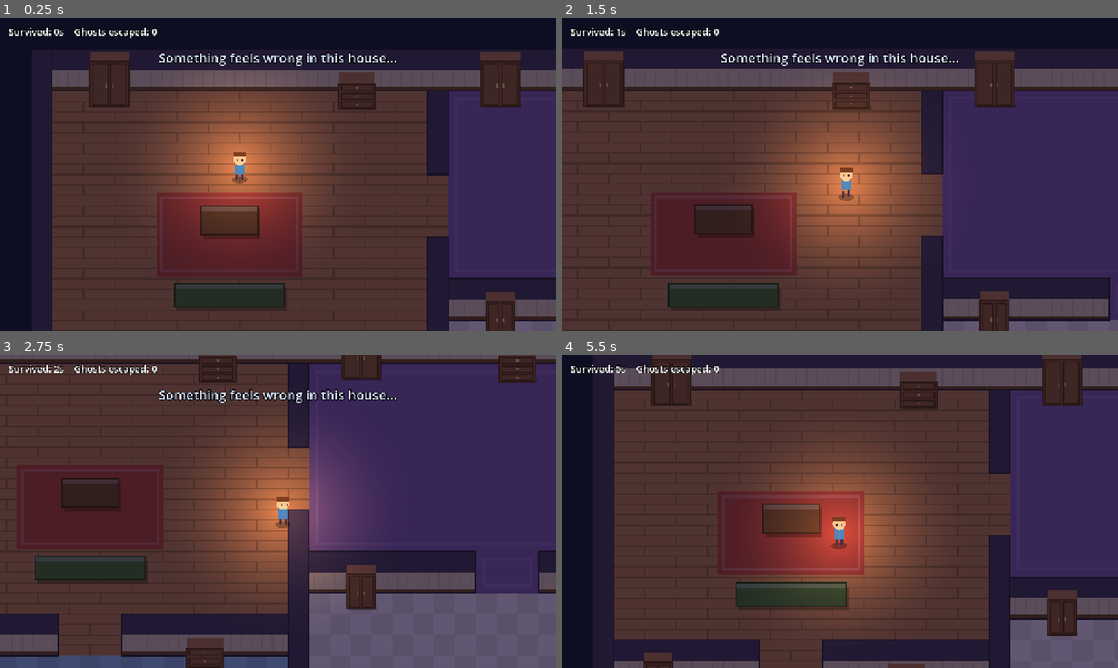
Above: before the commit, frames 1-4 (two rows, left to right).
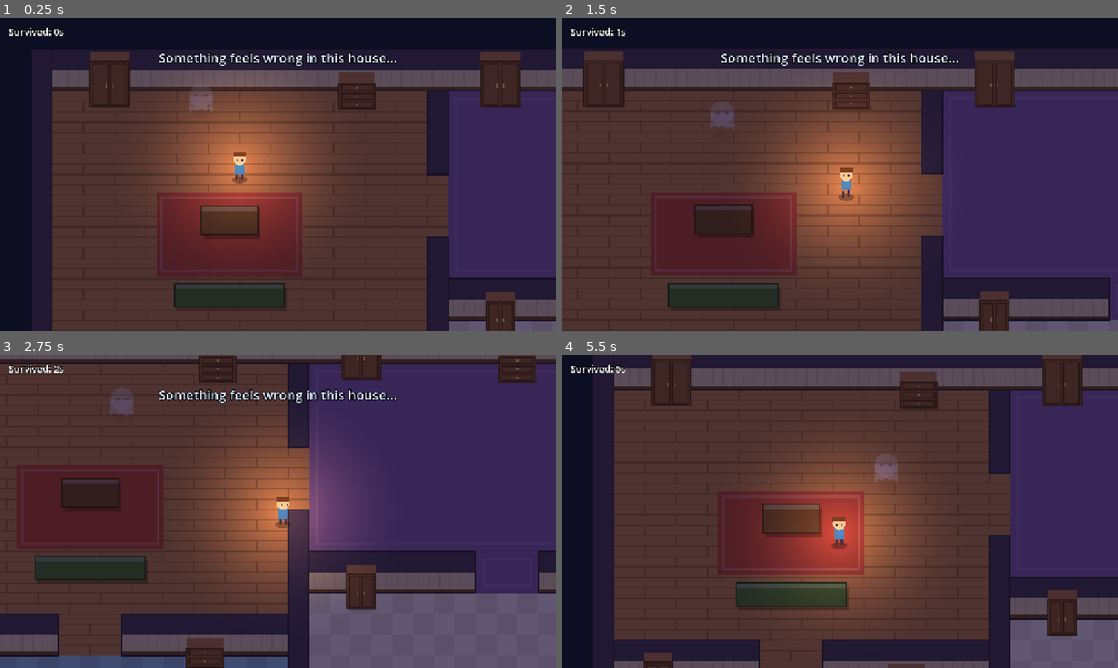
Above: after the commit, the same moments.

Repository: CaraHamilton/ghosthunt
Game: Godot game, scene res://scenes/main.tscn
The game is run twice, just before and just after one commit, with the same random seed, the same clock (stepped at 60 frames per second) and the same inputs.
Inputs:
- Up to frame 1 (0.25 s): no input
- Up to frame 2 (1.5 s): hold D (move_right) 0.53-1.28 s; hold Shift (run) 0.53-1.28 s; hold S (move_down) from 1.28 s (still down); tap E (interact) at 1.35 s
- Up to frame 3 (2.75 s): tap Shift (run) at 1.55 s; release S (move_down) at 2.03 s; hold D (move_right) from 2.03 s (still down); hold Shift (run) from 2.03 s (still down)
- Up to frame 4 (5.5 s): release D (move_right) at 2.78 s; release Shift (run) at 2.78 s; hold W (move_up) 2.78-3.53 s; tap Shift (run) at 2.85, 3.8, 4.35 s; hold E (interact) 3.53-4.28 s; hold A (move_left) 3.53-5.03 s; tap R (restart) at 4.15 s; hold S (move_down) from 5.03 s (still down); hold Shift (run) from 5.03 s (still down)

The runs differ from the first frame. In frame 1, 0.5% of the frame differs, in the area x 13-39%, y 2-31%; in frame 2, 0.5%; in frame 3, 0.6%, in the area x 13-29%, y 2-20%; in frame 4, 0.6%.

Commit message:
updates ghost functionality to persist and have favotie room

Diff:
--- a/scenes/main.tscn
+++ b/scenes/main.tscn
@@ -1,60 +1,58 @@
-[gd_scene format=3]
+[gd_scene format=3 uid="uid://hioc6pafgknv"]
 
-[ext_resource type="Script" path="res://scripts/game.gd" id="1_game"]
-[ext_resource type="Script" path="res://scripts/house.gd" id="2_house"]
+[ext_resource type="Script" uid="uid://dnuvgiw3bs5b4" path="res://scripts/game.gd" id="1_game"]
+[ext_resource type="Script" uid="uid://dbpc2lxmhuu66" path="res://scripts/house.gd" id="2_house"]
 [ext_resource type="PackedScene" path="res://scenes/player.tscn" id="3_player"]
 [ext_resource type="PackedScene" path="res://scenes/hiding_spot.tscn" id="4_spot"]
 
-[node name="Main" type="Node2D"]
+[node name="Main" type="Node2D" unique_id=18073823]
 script = ExtResource("1_game")
+debug_show_ghost = true
 
-[node name="House" type="Node2D" parent="."]
+[node name="House" type="Node2D" parent="." unique_id=1919625698]
 script = ExtResource("2_house")
 
-[node name="World" type="Node2D" parent="."]
+[node name="World" type="Node2D" parent="." unique_id=649530017]
 y_sort_enabled = true
 
-[node name="Player" parent="World" instance=ExtResource("3_player")]
+[node name="Player" parent="World" unique_id=1055623004 instance=ExtResource("3_player")]
 position = Vector2(160, 100)
 
-[node name="LivingRoomCloset" parent="World" instance=ExtResource("4_spot")]
+[node name="LivingRoomCloset" parent="World" unique_id=164778767 instance=ExtResource("4_spot")]
 position = Vector2(60, 44)
 kind = 1
 
-[node name="LivingRoomDresser" parent="World" instance=ExtResource("4_spot")]
+[node name="LivingRoomDresser" parent="World" unique_id=1203796325 instance=ExtResource("4_spot")]
 position = Vector2(250, 46)
 
-[node name="BedroomCloset" parent="World" instance=ExtResource("4_spot")]
+[node name="BedroomCloset" parent="World" unique_id=596638275 instance=ExtResource("4_spot")]
 position = Vector2(360, 44)
 kind = 1
 
-[node name="BedroomDresser" parent="World" instance=ExtResource("4_spot")]
+[node name="BedroomDresser" parent="World" unique_id=1271491126 instance=ExtResource("4_spot")]
 position = Vector2(480, 46)
 
-[node name="KitchenCupboard" parent="World" instance=ExtResource("4_spot")]
+[node name="KitchenCupboard" parent="World" unique_id=462704971 instance=ExtResource("4_spot")]
 position = Vector2(360, 220)
 kind = 2
 
-[node name="KitchenPantry" parent="World" instance=ExtResource("4_spot")]
+[node name="KitchenPantry" parent="World" unique_id=688638933 instance=ExtResource("4_spot")]
 position = Vector2(590, 220)
 kind = 1
 
-[node name="BathroomCupboard" parent="World" instance=ExtResource("4_spot")]
+[node name="BathroomCupboard" parent="World" unique_id=726334449 instance=ExtResource("4_spot")]
 position = Vector2(50, 268)
 kind = 2
 
-[node name="BathroomDresser" parent="World" instance=ExtResource("4_spot")]
+[node name="BathroomDresser" parent="World" unique_id=1935995160 instance=ExtResource("4_spot")]
 position = Vector2(240, 270)
 
-[node name="Darkness" type="CanvasModulate" parent="."]
+[node name="Darkness" type="CanvasModulate" parent="." unique_id=388993979]
 color = Color(0.45, 0.42, 0.62, 1)
 
-[node name="SpawnTimer" type="Timer" parent="."]
-one_shot = true
+[node name="HUD" type="CanvasLayer" parent="." unique_id=1354132517]
 
-[node name="HUD" type="CanvasLayer" parent="."]
-
-[node name="HideOverlay" type="ColorRect" parent="HUD"]
+[node name="HideOverlay" type="ColorRect" parent="HUD" unique_id=1183964133]
 anchors_preset = 15
 anchor_right = 1.0
 anchor_bottom = 1.0
@@ -63,8 +61,8 @@
 mouse_filter = 2
 color = Color(0, 0, 0, 0.55)
 
-[node name="HideLabel" type="Label" parent="HUD/HideOverlay"]
-anchors_preset = 7
+[node name="HideLabel" type="Label" parent="HUD/HideOverlay" unique_id=703988289]
+layout_mode = 0
 anchor_left = 0.5
 anchor_top = 1.0
 anchor_right = 0.5
@@ -79,7 +77,7 @@
 text = "Hiding... hold your breath.  [E] to come out"
 horizontal_alignment = 1
 
-[node name="TimeLabel" type="Label" parent="HUD"]
+[node name="TimeLabel" type="Label" parent="HUD" unique_id=283126945]
 offset_left = 20.0
 offset_top = 16.0
 offset_right = 600.0
@@ -89,7 +87,7 @@
 theme_override_font_sizes/font_size = 22
 text = "Survived: 0s"
 
-[node name="MessageLabel" type="Label" parent="HUD"]
+[node name="MessageLabel" type="Label" parent="HUD" unique_id=1030001140]
 anchors_preset = 5
 anchor_left = 0.5
 anchor_right = 0.5
@@ -104,7 +102,7 @@
 theme_override_font_sizes/font_size = 30
 horizontal_alignment = 1
 
-[node name="GameOver" type="Control" parent="HUD"]
+[node name="GameOver" type="Control" parent="HUD" unique_id=1744127591]
 layout_mode = 3
 anchors_preset = 15
 anchor_right = 1.0
@@ -112,7 +110,7 @@
 grow_horizontal = 2
 grow_vertical = 2
 
-[node name="Background" type="ColorRect" parent="HUD/GameOver"]
+[node name="Background" type="ColorRect" parent="HUD/GameOver" unique_id=1399198478]
 layout_mode = 1
 anchors_preset = 15
 anchor_right = 1.0
@@ -121,7 +119,7 @@
 grow_vertical = 2
 color = Color(0.05, 0.02, 0.08, 0.8)
 
-[node name="Box" type="VBoxContainer" parent="HUD/GameOver"]
+[node name="Box" type="VBoxContainer" parent="HUD/GameOver" unique_id=2005635414]
 layout_mode = 1
 anchors_preset = 8
 anchor_left = 0.5
@@ -136,19 +134,19 @@
 grow_vertical = 2
 theme_override_constants/separation = 16
 
-[node name="Title" type="Label" parent="HUD/GameOver/Box"]
+[node name="Title" type="Label" parent="HUD/GameOver/Box" unique_id=2009682650]
 layout_mode = 2
 theme_override_colors/font_color = Color(0.9, 0.3, 0.35, 1)
 theme_override_font_sizes/font_size = 56
 text = "THE GHOST GOT YOU"
 horizontal_alignment = 1
 
-[node name="Stats" type="Label" parent="HUD/GameOver/Box"]
+[node name="Stats" type="Label" parent="HUD/GameOver/Box" unique_id=849807148]
 layout_mode = 2
 theme_override_font_sizes/font_size = 24
 horizontal_alignment = 1
 
-[node name="Hint" type="Label" parent="HUD/GameOver/Box"]
+[node name="Hint" type="Label" parent="HUD/GameOver/Box" unique_id=129456752]
 layout_mode = 2
 theme_override_colors/font_color = Color(0.7, 0.7, 0.8, 1)
 theme_override_font_sizes/font_size = 20
--- a/scripts/game.gd
+++ b/scripts/game.gd
@@ -1,23 +1,19 @@
 extends Node2D
-## Main game loop: spawns ghosts at random intervals, tracks survival time and
-## handles game over / restart.
+## Main game loop: places the house's ghost, reacts to its hunts, tracks
+## survival time and handles game over / restart.
 
 const GhostScene := preload("res://scenes/ghost.tscn")
 
-@export var min_spawn_delay := 6.0
-@export var max_spawn_delay := 14.0
-## Seconds between the "chill" warning and the ghost appearing.
-@export var warning_time := 1.5
-## Ghosts spawn on screen, but try not to appear closer than this.
-@export var min_spawn_distance := 90.0
 @export var base_ghost_speed := 60.0
-@export var ghost_speed_per_wave := 4.0
+## Each hunt the ghost gets a little faster.
+@export var ghost_speed_per_hunt := 4.0
+## Debug: draw the ghost faintly while it's invisible.
+@export var debug_show_ghost := false
 
 @onready var house: House = $House
 @onready var world: Node2D = $World
 @onready var player: Player = $World/Player
 @onready var darkness: CanvasModulate = $Darkness
-@onready var spawn_timer: Timer = $SpawnTimer
 @onready var time_label: Label = $HUD/TimeLabel
 @onready var message_label: Label = $HUD/MessageLabel
 @onready var hide_overlay: ColorRect = $HUD/HideOverlay
@@ -25,12 +21,12 @@
 @onready var game_over_stats: Label = $HUD/GameOver/Box/Stats
 
 var survived_time := 0.0
-var ghosts_escaped := 0
-var wave := 0
+var hunts := 0
 var is_game_over := false
-var _ghost: Ghost = null
-## The type of ghost haunting the house this game. Every appearance is the
-## same ghost, so the player can learn its type by watching how it behaves.
+## The ghost haunting the house. It exists for the whole game.
+var ghost: Ghost
+## The type of ghost haunting the house this game. The player's goal is to
+## work this out from how the ghost behaves.
 var ghost_type: GhostBehavior.Type
 var _base_darkness: Color
 
@@ -38,20 +34,16 @@
 func _ready() -> void:
 	randomize()
 	_base_darkness = darkness.color
-	ghost_type = GhostBehavior.random_type()
-	if OS.is_debug_build():
-		print("[debug] This house is haunted by a %s" % GhostBehavior.type_name(ghost_type))
 	player.global_position = house.PLAYER_START
 	var furniture: Array[Rect2] = []
 	for spot in get_tree().get_nodes_in_group("hiding_spots"):
 		furniture.append(spot.get_footprint())
 	house.build_navigation(furniture)
 	player.hidden_changed.connect(_on_player_hidden_changed)
-	spawn_timer.timeout.connect(_on_spawn_timer_timeout)
 	game_over_panel.visible = false
 	hide_overlay.visible = false
+	_spawn_ghost()
 	_show_message("Something feels wrong in this house...", 3.0)
-	_schedule_next_ghost()
 
 
 func _process(delta: float) -> void:
@@ -60,100 +52,51 @@
 			get_tree().reload_current_scene()
 		return
 	survived_time += delta
-	time_label.text = "Survived: %ds    Ghosts escaped: %d" % [int(survived_time), ghosts_escaped]
+	time_label.text = "Survived: %ds" % int(survived_time)
 
 
-func _schedule_next_ghost() -> void:
-	# Ghosts come a little sooner as the night goes on.
-	var squeeze := minf(wave * 0.5, 4.0)
-	spawn_timer.start(randf_range(min_spawn_delay - squeeze * 0.5, max_spawn_delay - squeeze))
+## Places the ghost somewhere in its favourite room at the start of the game.
+func _spawn_ghost() -> void:
+	ghost_type = GhostBehavior.random_type()
+	ghost = GhostScene.instantiate() as Ghost
+	ghost.player = player
+	ghost.house = house
+	ghost.set_type(ghost_type)
+	ghost.favorite_room = House.ROOMS.keys().pick_random()
+	ghost.chase_speed = base_ghost_speed
+	ghost.debug_reveal = debug_show_ghost
+	# Don't start the ghost right on top of the player.
+	var start := house.random_point_in_room(ghost.favorite_room)
+	for i in 20:
+		if start.distance_to(player.global_position) > 48.0:
+			break
+		start = house.random_point_in_room(ghost.favorite_room)
+	ghost.global_position = start
+	ghost.hunt_started.connect(_on_ghost_hunt_started)
+	ghost.hunt_ended.connect(_on_ghost_hunt_ended)
+	ghost.caught_player.connect(_on_ghost_caught_player)
+	world.add_child(ghost)
+	if OS.is_debug_build():
+		print("[debug] This house is haunted by a %s whose favourite room is the %s" % [
+			GhostBehavior.type_name(ghost_type), ghost.favorite_room.to_lower()])
 
 
-func _on_spawn_timer_timeout() -> void:
-	if is_game_over or _ghost != null:
-		return
-	_show_message("You feel a chill...", warning_time + 0.5)
+func _on_ghost_hunt_started() -> void:
+	hunts += 1
+	ghost.chase_speed = minf(base_ghost_speed + ghost_speed_per_hunt * (hunts - 1), player.run_speed - 8.0)
 	_flicker_lights()
-	await get_tree().create_timer(warning_time).timeout
-	if not is_game_over:
-		_spawn_ghost()
 
 
-func _spawn_ghost() -> void:
-	wave += 1
-	_ghost = GhostScene.instantiate() as Ghost
-	_ghost.player = player
-	_ghost.house = house
-	_ghost.set_type(ghost_type)
-	_ghost.chase_speed = minf(base_ghost_speed + ghost_speed_per_wave * (wave - 1), player.run_speed - 8.0)
-	_ghost.global_position = _pick_spawn_point()
-	_ghost.caught_player.connect(_on_ghost_caught_player)
-	_ghost.vanished.connect(_on_ghost_vanished)
-	world.add_child(_ghost)
-
-
-## Picks a spawn point that is on screen, in the player's line of sight and
-## reachable on foot - preferring points at least `min_spawn_distance` away.
-func _pick_spawn_point() -> Vector2:
-	var camera := player.get_node("Camera2D") as Camera2D
-	var half := get_viewport_rect().size / camera.zoom / 2.0
-	var view := Rect2(camera.get_screen_center_position() - half, half * 2.0).grow(-16.0)
-	var target := player.global_position
-
-	var far_enough: Array[Vector2] = []
-	var closest_fallback := Vector2.INF
-	var fallback_dist := -1.0
-	for i in 120:
-		var p := Vector2(randf_range(view.position.x, view.end.x), randf_range(view.position.y, view.end.y))
-		if not _is_valid_spawn(p, target):
-			continue
-		var d := p.distance_to(target)
-		if d >= min_spawn_distance:
-			far_enough.append(p)
-		elif d > fallback_dist:
-			fallback_dist = d
-			closest_fallback = p
-	if not far_enough.is_empty():
-		return far_enough.pick_random()
-	if fallback_dist >= 0.0:
-		return closest_fallback
-	# Nowhere visible (very unlikely) - spawn anywhere reachable in the house.
-	for i in 200:
-		var p := Vector2(randf_range(0, House.SIZE.x), randf_range(0, House.SIZE.y))
-		if house.is_walkable(p) and _is_reachable(p, target):
-			return p
-	return target + Vector2(0, min_spawn_distance)
-
-
-func _is_valid_spawn(point: Vector2, target: Vector2) -> bool:
-	return house.is_walkable(point) and _has_line_of_sight(point, target) and _is_reachable(point, target)
-
-
-func _has_line_of_sight(from: Vector2, to: Vector2) -> bool:
-	var query := PhysicsRayQueryParameters2D.create(from, to, 1)  # world layer only
-	return get_world_2d().direct_space_state.intersect_ray(query).is_empty()
-
-
-func _is_reachable(from: Vector2, to: Vector2) -> bool:
-	var path := house.get_nav_path(from, to)
-	return path.size() > 0 and path[path.size() - 1].distance_to(to) < 16.0
-
-
-func _on_ghost_vanished() -> void:
-	_ghost = null
-	ghosts_escaped += 1
+func _on_ghost_hunt_ended() -> void:
 	_show_message("It's gone... for now.", 2.0)
-	_schedule_next_ghost()
 
 
 func _on_ghost_caught_player() -> void:
 	is_game_over = true
-	spawn_timer.stop()
 	player.die()
 	hide_overlay.visible = false
 	message_label.visible = false
-	game_over_stats.text = "You survived %d seconds and escaped %d ghost%s." % [
-		int(survived_time), ghosts_escaped, "" if ghosts_escaped == 1 else "s"]
+	game_over_stats.text = "You survived %d seconds." % int(survived_time)
 	game_over_panel.visible = true
 
 
--- a/scripts/ghost.gd
+++ b/scripts/ghost.gd
@@ -1,34 +1,88 @@
 class_name Ghost
 extends CharacterBody2D
-## A ghost that fades in, hunts the player through the house (pathfinding
-## around walls and furniture), and gives up and fades away if the player hides.
-## The node's origin is the floor point under the ghost.
+## The ghost haunting the house. It is always somewhere in the house, but
+## usually invisible: it drifts around the house, keeps coming back to its
+## favourite room, and every so often decides to hunt. The ghost always knows
+## where the player is, so a hunt can start from anywhere in the house.
 ##
-## What *kind* of ghost it is (Demon, Banshee, Poltergeist) lives in
-## `behavior` - see scripts/ghost_types/. Every ghost looks the same, so the
-## player has to work out the type from how it behaves.
-
+## The player can always walk straight through the ghost, so they never feel
+## it while it is invisible. It only collides with walls and furniture. During
+## a hunt, touching the player means game over.
+##
+## The node's origin is the floor point under the ghost. What *kind* of ghost
+## it is (Demon, Banshee, Poltergeist) lives in `behavior` - see
+## scripts/ghost_types/. Every ghost looks the same, so the player has to work
+## out the type from how it behaves.
+
+signal hunt_started
+signal hunt_ended
 signal caught_player
-signal vanished
-
-enum State { APPEARING, CHASING, SEARCHING, VANISHING }
-
+
+enum State {
+	IDLE,          ## invisible, wandering (mostly around its favourite room)
+	APPEARING,     ## hunt just started: fading in (harmless)
+	CHASING,       ## visible, chasing the player
+	SEARCHING,     ## player hid - prowling around before giving up
+	VANISHING,     ## fading out at the end of a hunt
+	RETURNING,     ## invisible, heading back to its favourite room
+}
+
+const HUNT_STATES := [State.APPEARING, State.CHASING, State.SEARCHING, State.VANISHING]
+const WORLD_LAYER := 1
+const VISIBLE_ALPHA := 0.85
+
+@export_group("Hunting")
 @export var chase_speed := 62.0
+## Chance (0-1) of starting a hunt each `hunt_check_interval` once the ghost
+## is off cooldown (and the player isn't hiding or too close).
+@export var hunt_chance := 0.15
+@export var hunt_check_interval := 1.0
+@export var min_hunt_cooldown := 6.0
+@export var max_hunt_cooldown := 14.0
+## The ghost won't start a hunt on its own if the player is closer than this.
+@export var min_hunt_distance := 64.0
+@export var appear_time := 1.0
+@export var search_time := 3.0
 @export var search_speed_factor := 0.4
-@export var appear_time := 1.2
-@export var search_time := 3.0
 @export var catch_radius := 10.0
-## How often (seconds) the ghost recalculates its path to the player.
+
+@export_group("Wandering")
+@export var wander_speed := 22.0
+## While in its favourite room: chance (0-1) that the next wander trip goes
+## out to another room.
+@export var roam_chance := 0.3
+## While outside its favourite room: chance (0-1) that the next wander trip
+## heads back home (otherwise it keeps exploring other rooms).
+@export var return_home_chance := 0.6
+@export var min_wander_pause := 1.0
+@export var max_wander_pause := 3.5
+
+@export_group("Debug")
+## Draw the ghost faintly even while it's invisible.
+@export var debug_reveal := false
+
+@export_group("")
+## How often (seconds) the ghost recalculates its path to a moving target.
 @export var repath_interval := 0.25
 
 var player: Player
 var house: House
 var type: GhostBehavior.Type
 var behavior: GhostBehavior
-var state := State.APPEARING
+var favorite_room := ""
+var state := State.IDLE
+## True while the player can see the ghost (hunts now, other ghost events later).
+var is_manifested := false
+var is_hunting: bool:
+	get:
+		return state in HUNT_STATES
 
 var _state_time := 0.0
-var _wander_target := Vector2.ZERO
+var _hunt_cooldown := 0.0
+var _hunt_check_timer := 0.0
+var _wander_target := Vector2.INF
+var _wander_pause := 0.0
+var _stuck_time := 0.0
 var _path := PackedVector2Array()
 var _path_target := Vector2.INF
 var _repath_timer := 0.0
@@ -43,10 +97,13 @@
 
 
 func _ready() -> void:
+	z_index = 10  # always float above furniture
 	modulate.a = 0.0
-	z_index = 10  # always float above furniture
 	if behavior == null:
 		set_type(GhostBehavior.random_type())
+	if favorite_room == "":
+		favorite_room = House.ROOMS.keys().pick_random()
+	_start_hunt_cooldown()
 	behavior.on_spawned()
 
 
@@ -56,8 +113,11 @@
 	behavior.process(delta)
 
 	match state:
+		State.IDLE:
+			_wander(delta)
+			_try_start_hunt(delta)
+
 		State.APPEARING:
-			modulate.a = clampf(_state_time / appear_time, 0.0, 1.0) * 0.85
 			if _state_time >= appear_time:
 				set_state(State.CHASING)
 
@@ -84,14 +144,26 @@
 				# Player came out too early - the hunt is back on!
 				set_state(State.CHASING)
 			elif _state_time >= give_up_time:
+				is_manifested = false
 				set_state(State.VANISHING)
 
 		State.VANISHING:
-			modulate.a = maxf(0.0, 0.85 - _state_time)
-			if modulate.a <= 0.0:
-				vanished.emit()
-				queue_free()
-
+			if modulate.a <= _hidden_alpha():
+				_start_hunt_cooldown()
+				_wander_target = house.random_point_in_room(favorite_room)
+				set_state(State.RETURNING)
+				hunt_ended.emit()
+
+		State.RETURNING:
+			_follow_path_to(_wander_target, wander_speed * 1.5, delta, false)
+			if global_position.distance_to(_wander_target) < 4.0:
+				_wander_target = Vector2.INF
+				_wander_pause = randf_range(min_wander_pause, max_wander_pause)
+				set_state(State.IDLE)
+			else:
+				_try_start_hunt(delta)
+
+	_update_fade(delta)
 	queue_redraw()
 
 
@@ -103,6 +175,83 @@
 	_path_target = Vector2.INF
 	if old_state != new_state:
 		behavior.on_state_changed(old_state, new_state)
+
+
+## Starts a hunt right away (ignores cooldown, distance and line of sight).
+func start_hunt() -> void:
+	if is_hunting:
+		return
+	is_manifested = true
+	set_state(State.APPEARING)
+	hunt_started.emit()
+
+
+## True if nothing solid is between the ghost and a non-hidden player.
+func can_see_player() -> bool:
+	if player.is_hidden:
+		return false
+	var query := PhysicsRayQueryParameters2D.create(global_position, player.global_position, WORLD_LAYER)
+	return get_world_2d().direct_space_state.intersect_ray(query).is_empty()
+
+
+func _try_start_hunt(delta: float) -> void:
+	_hunt_cooldown -= delta
+	if _hunt_cooldown > 0.0:
+		return
+	_hunt_check_timer -= delta
+	if _hunt_check_timer > 0.0:
+		return
+	_hunt_check_timer = hunt_check_interval
+	if player.is_hidden:
+		return
+	var far_enough := global_position.distance_to(player.global_position) >= min_hunt_distance
+	if far_enough and randf() < behavior.get_hunt_chance(hunt_chance):
+		start_hunt()
+
+
+func _start_hunt_cooldown() -> void:
+	_hunt_cooldown = behavior.get_hunt_cooldown(randf_range(min_hunt_cooldown, max_hunt_cooldown))
+	_hunt_check_timer = 0.0
+
+
+## Drift between random points around the house, often heading back to the
+## favourite room.
+func _wander(delta: float) -> void:
+	if _wander_pause > 0.0:
+		_wander_pause -= delta
+		velocity = Vector2.ZERO
+		return
+	if _wander_target == Vector2.INF:
+		_wander_target = house.random_point_in_room(_pick_wander_room())
+
+	_follow_path_to(_wander_target, wander_speed, delta, false)
+	# Give up on a target we can't reach.
+	_stuck_time = _stuck_time + delta if get_real_velocity().length() < 2.0 else 0.0
+	if global_position.distance_to(_wander_target) < 4.0 or _stuck_time > 1.0:
+		_wander_target = Vector2.INF
+		_stuck_time = 0.0
+		_wander_pause = randf_range(min_wander_pause, max_wander_pause)
+
+
+func _pick_wander_room() -> String:
+	var other_rooms: Array = House.ROOMS.keys().filter(func(r): return r != favorite_room)
+	var at_home := house.room_at(global_position) == favorite_room
+	if at_home:
+		if randf() < behavior.get_roam_chance(roam_chance):
+			return other_rooms.pick_random()
+		return favorite_room
+	if randf() < behavior.get_return_home_chance(return_home_chance):
+		return favorite_room
+	return other_rooms.pick_random()
+
+
+func _update_fade(delta: float) -> void:
+	var target := VISIBLE_ALPHA if is_manifested else _hidden_alpha()
+	modulate.a = move_toward(modulate.a, target, VISIBLE_ALPHA / appear_time * delta)
+
+
+func _hidden_alpha() -> float:
+	return 0.25 if debug_reveal else 0.0
 
 
 ## Walks along a grid path towards `target`; collision stops it from ever
--- a/scripts/ghost_types/ghost_behavior.gd
+++ b/scripts/ghost_types/ghost_behavior.gd
@@ -63,6 +63,27 @@
 	pass
 
 
+## Chance (0-1) of starting a hunt on each check once off cooldown.
+## Return 0 to stop this ghost hunting on its own.
+func get_hunt_chance(base_chance: float) -> float:
+	return base_chance
+
+
+## Seconds after a hunt (and at the start) before the ghost may hunt again.
+func get_hunt_cooldown(base_cooldown: float) -> float:
+	return base_cooldown
+
+
+## Chance (0-1) that the ghost wanders out of its favourite room.
+func get_roam_chance(base_chance: float) -> float:
+	return base_chance
+
+
+## Chance (0-1) that a ghost outside its favourite room heads back home.
+func get_return_home_chance(base_chance: float) -> float:
+	return base_chance
+
+
 ## Speed used while chasing. `base_speed` already includes wave difficulty.
 func get_chase_speed(base_speed: float) -> float:
 	return base_speed
--- a/scripts/house.gd
+++ b/scripts/house.gd
@@ -60,6 +60,14 @@
 	[Rect2(212, 300, 60, 32), Color("f2f2f2"), true],   # bathtub
 ]
 
+## Named rooms (floor area of each). The ghost picks one as its favourite.
+const ROOMS := {
+	"Living room": Rect2(16, 32, 288, 192),
+	"Bedroom": Rect2(320, 32, 304, 144),
+	"Kitchen": Rect2(320, 208, 304, 176),
+	"Bathroom": Rect2(16, 256, 288, 128),
+}
+
 ## Where the player starts.
 const PLAYER_START := Vector2(160, 100)
 
@@ -124,6 +132,24 @@
 func is_walkable(point: Vector2) -> bool:
 	var cell := Vector2i((point / NAV_CELL).floor())
 	return _grid.is_in_boundsv(cell) and not _grid.is_point_solid(cell)
+
+
+## A random walkable point inside the named room.
+func random_point_in_room(room: String) -> Vector2:
+	var r: Rect2 = ROOMS[room]
+	for i in 100:
+		var p := Vector2(randf_range(r.position.x, r.end.x), randf_range(r.position.y, r.end.y))
+		if is_walkable(p):
+			return p
+	return r.get_center()
+
+
+## Name of the room containing `point`, or "" if it's in a doorway/wall.
+func room_at(point: Vector2) -> String:
+	for room in ROOMS:
+		if ROOMS[room].has_point(point):
+			return room
+	return ""
 
 
 func _to_cell(point: Vector2) -> Vector2i:
